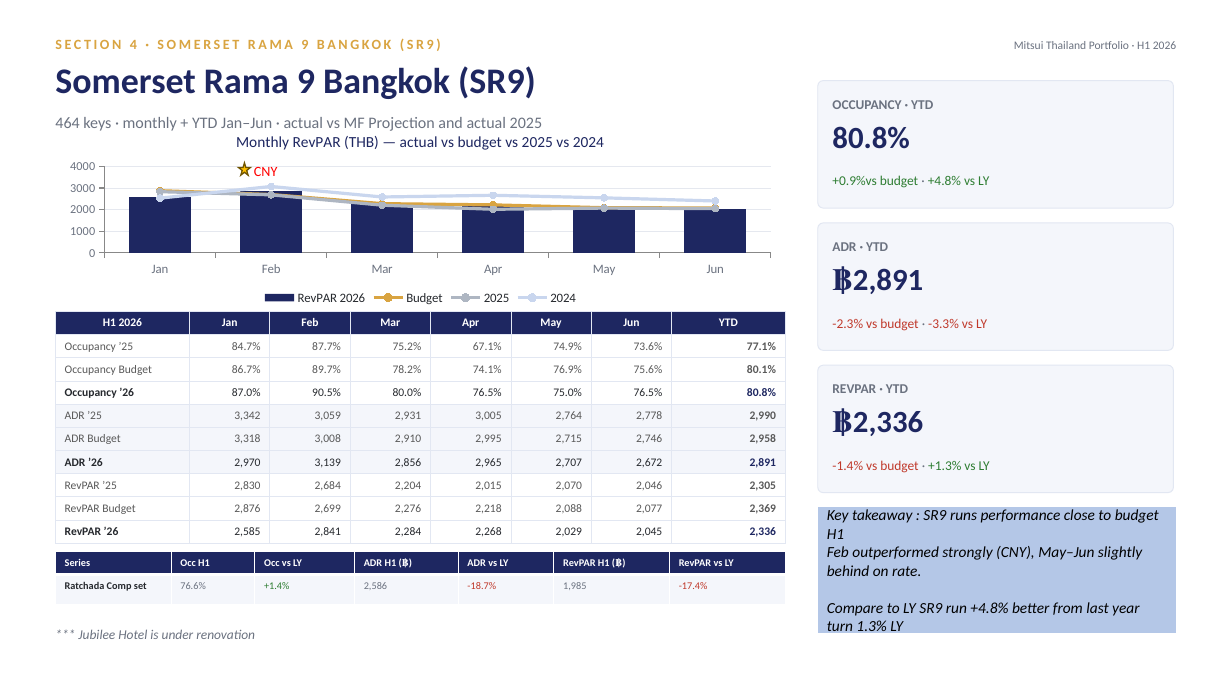
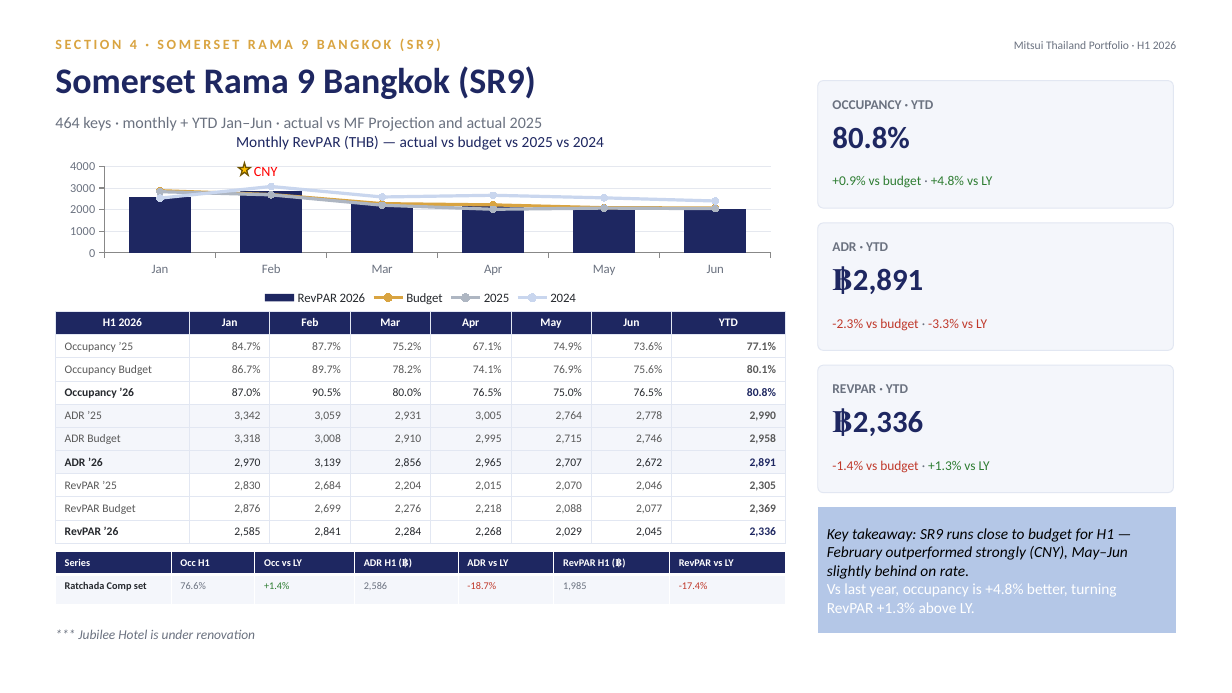
Before and after one commit to Chavin2543/mae-workspace, a slide deck: slide 16 of output/Portfolio_Performance_Report_H1-2026.pptx. Drawn at 1232x693 pixels with LibreOffice and Linux fonts; fonts in the diff are those of the drawing. Boxes give left, top, right and bottom in pixels: in the first picture for what was removed or moved away, otherwise in the second. Text is boxed around its words. In the diff, an @@ line names an element or a change of style, - is before the commit and + after.

```diff
--- a/output/Portfolio_Performance_Report_H1-2026.pptx
+++ b/output/Portfolio_Performance_Report_H1-2026.pptx
@@ text at <box>832,175,992,188</box>: spaces changed @@
-+0.9%vs budget · +4.8% vs LY
++0.9% vs budget · +4.8% vs LY
@@ text in rectangle at <box>827,528,1128,613</box>: text changed @@
-Key takeaway : SR9 runs performance close to budget H1
-Feb outperformed strongly (CNY), May–Jun slightly behind on rate.
-Compare to LY SR9 run +4.8% better from last year turn 1.3% LY
+Key takeaway: SR9 runs close to budget for H1 — February outperformed strongly (CNY), May–Jun slightly behind on rate.
+Vs last year, occupancy is +4.8% better, turning RevPAR +1.3% above LY.
```
Also in this commit, not shown: 14 other slides changed.
